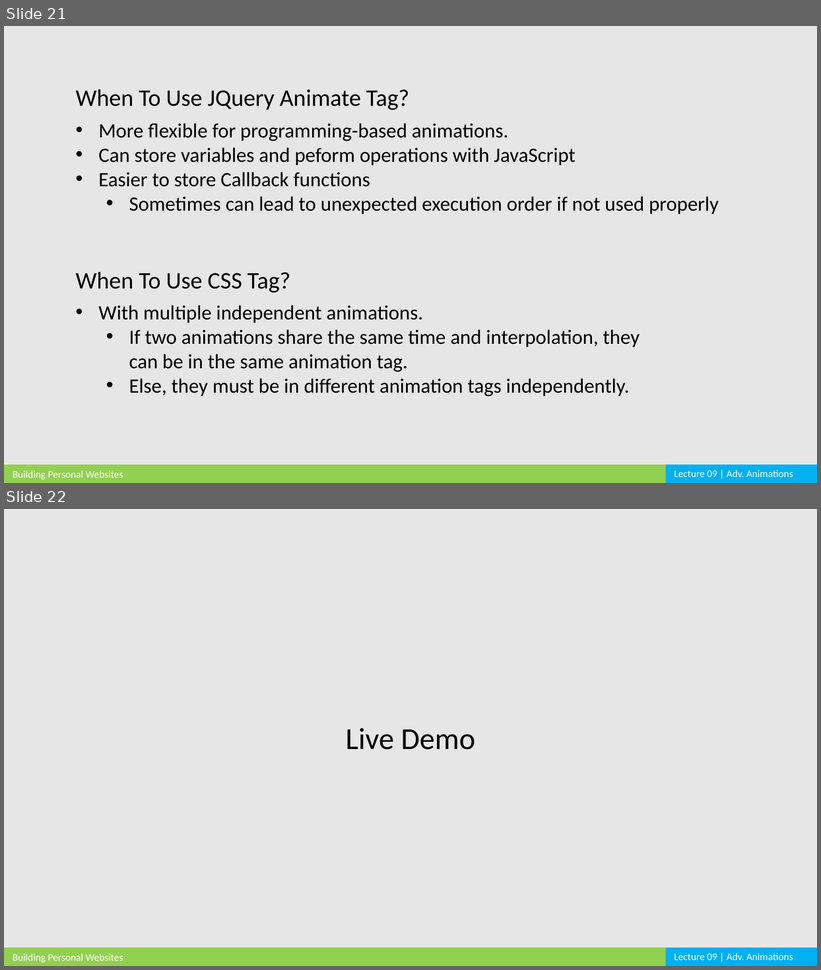
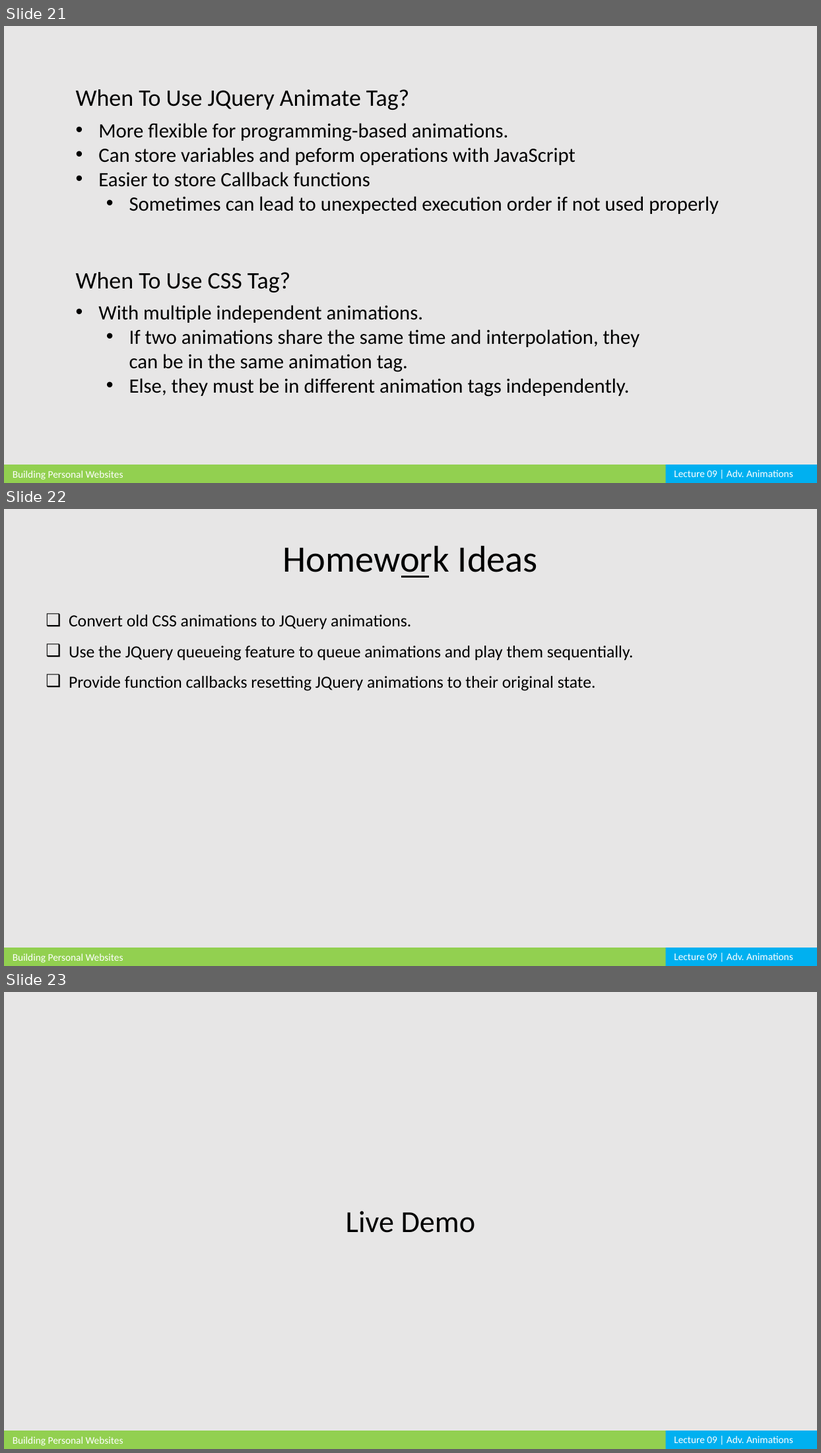
Before and after one commit to cardadfar/stuco_webdev_website, a slide deck: assets/lectures/BPW_Lecture_09.pptx. Shown one above the other, each under a label of ours: slides 21 and 22 before the commit, slides 21, 22 and 23 after it. The pictures are 821x970 and 821x1453 pixels, drawn with LibreOffice and Linux fonts; fonts in the diff are those of the drawing. Boxes give left, top, right and bottom in pixels: in the first picture for what was removed or moved away, otherwise in the second. Text is boxed around its words. In the diff, an @@ line names an element or a change of style, - is before the commit and + after.

```diff
--- a/assets/lectures/BPW_Lecture_09.pptx
+++ b/assets/lectures/BPW_Lecture_09.pptx
@@ slide 22 added at (4, 509, 817, 966), background #E7E6E6 @@
@@ text added at (283, 545, 538, 578), 44 pt, text #000000 @@
+Homework Ideas
@@ line added from (401, 577) to (429, 577), #000000 2.25 pt @@
@@ text added at (69, 615, 634, 691), 20 pt, text #000000 @@
+❑ Convert old CSS animations to JQuery animations.
+❑ Use the JQuery queueing feature to queue animations and play them sequentially.
+❑ Provide function callbacks resetting JQuery animations to their original state.
@@ rectangle added at (4, 948, 669, 966), fill #92D050 @@
@@ text added at (13, 954, 123, 963), 12 pt, text #FFFFFF @@
+Building Personal Websites
@@ rectangle added at (666, 948, 817, 966), fill #00B0F0 @@
@@ text added at (674, 953, 793, 960), 12 pt, text #FFFFFF @@
+Lecture 09 | Adv. Animations
@@ what was slide 22 is now slide 23 @@
```
Also in this commit, not shown: 11 other files.
